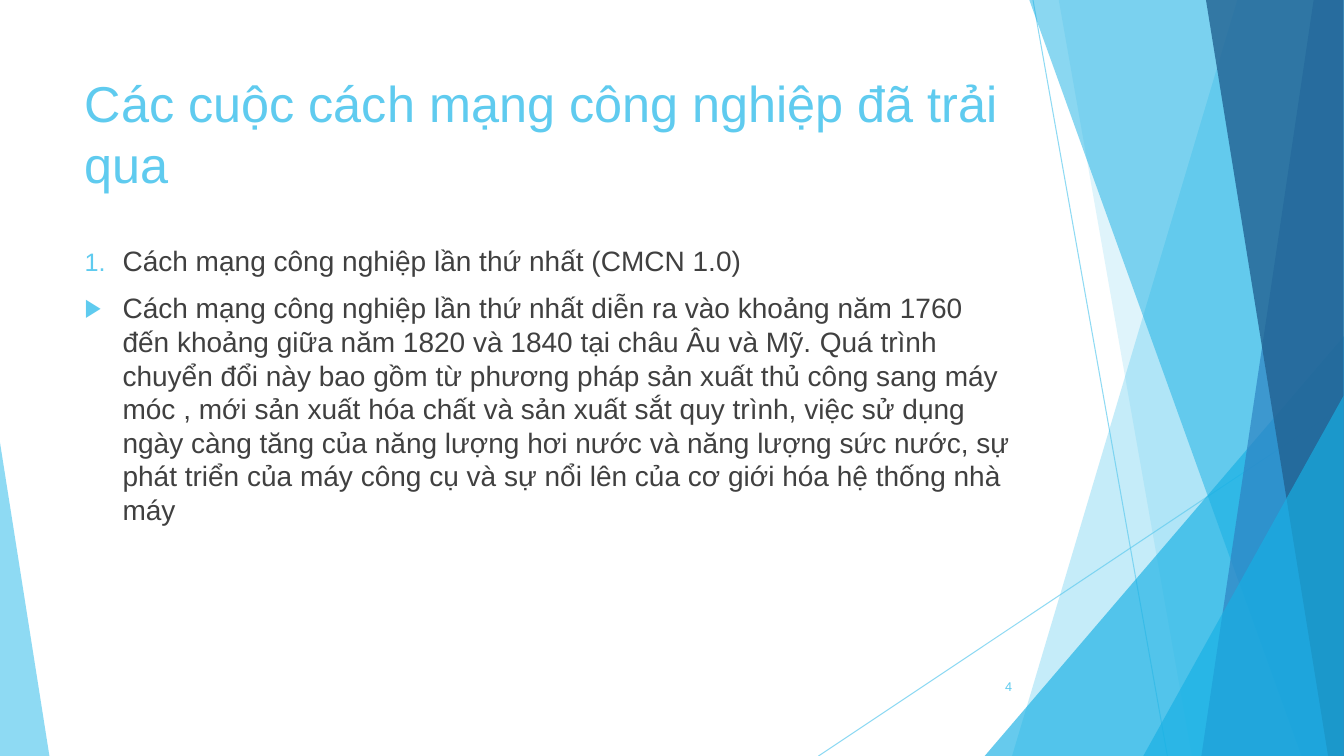
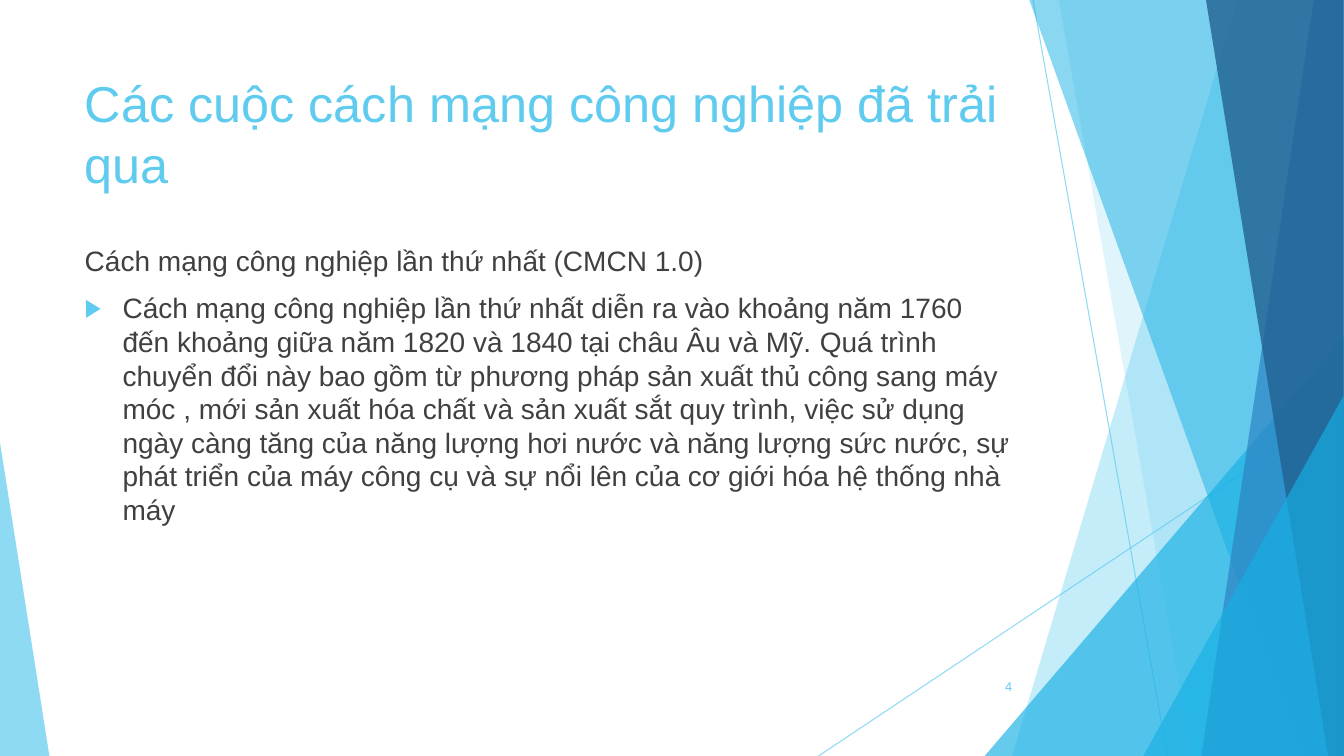
Before and after one commit to knst18ck2/KNST, a slide deck: slide 4 of Báo cáo.pptx. Drawn at 1344x756 pixels with LibreOffice and Linux fonts; fonts in the diff are those of the drawing. Boxes give left, top, right and bottom in pixels: in the first picture for what was removed or moved away, otherwise in the second. Text is boxed around its words. In the diff, an @@ line names an element or a change of style, - is before the commit and + after.

Commit message:
add cmcn lan 3 va phan cuoi slide

```diff
--- a/Báo cáo.pptx
+++ b/Báo cáo.pptx
@@ text at (x1=85, y1=249, x2=703, y2=276): bullet 1. to none @@
```
Also in this commit, not shown: 1 other slide changed, 3 slides added.
